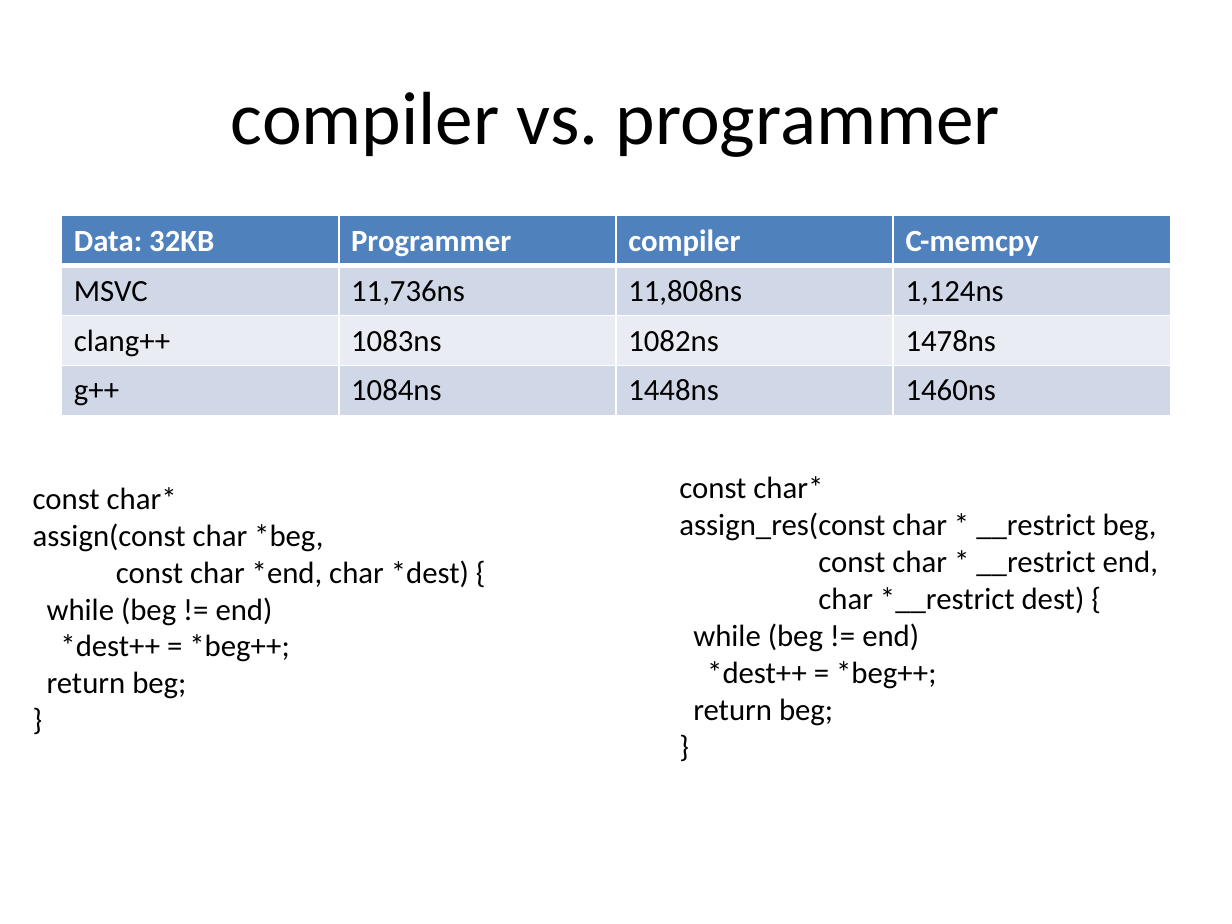
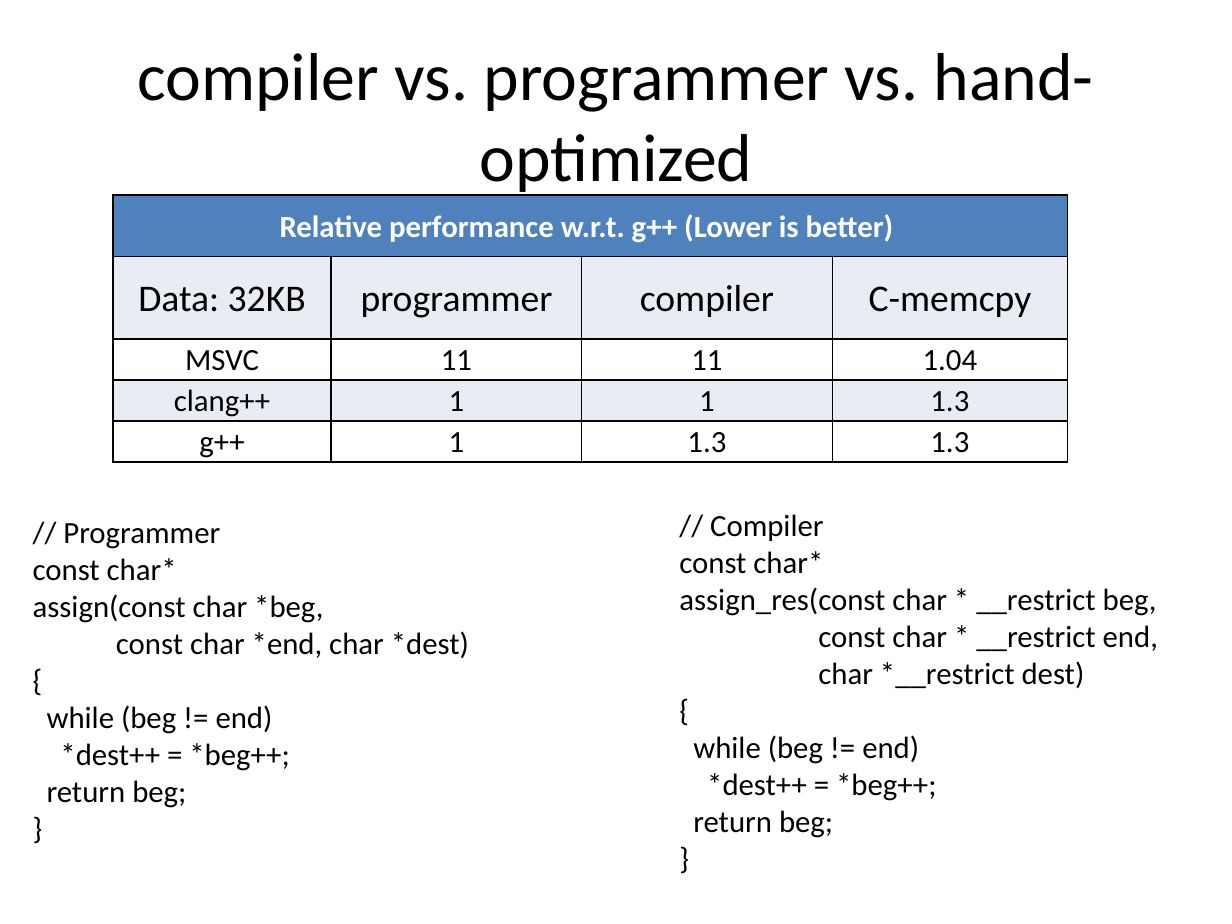
Before and after one commit to hiraditya/std-benchmark, a slide deck: slide 21 of docs/slides/slide-cppnow.pptx (slide 23 before the commit). Drawn at 1232x924 pixels with LibreOffice and Linux fonts; fonts in the diff are those of the drawing. Boxes give left, top, right and bottom in pixels: in the first picture for what was removed or moved away, otherwise in the second. Text is boxed around its words. In the diff, an @@ line names an element or a change of style, - is before the commit and + after.

```diff
--- a/docs/slides/slide-cppnow.pptx
+++ b/docs/slides/slide-cppnow.pptx
@@ title at box(137, 53, 1094, 198): text changed; size 44 to 39.6 pt @@
-compiler vs. programmer
+compiler vs. programmer vs. hand-optimized
@@ table at box(113, 195, 1067, 462) @@
-row 1: Data: 32KB | Programmer | compiler | C-memcpy
-row 2: MSVC | 11,736ns | 11,808ns | 1,124ns
-row 3: clang++ | 1083ns | 1082ns | 1478ns
-row 4: g++ | 1084ns | 1448ns | 1460ns
+row 1: Relative performance w.r.t. g++ (Lower is better) |  |  | 
+row 2: Data: 32KB | programmer | compiler | C-memcpy
+row 3: MSVC | 11 | 11 | 1.04
+row 4: clang++ | 1 | 1 | 1.3
+row 5: g++ | 1 | 1.3 | 1.3
@@ table: place and size @@
-table at box(62, 216, 1170, 415)
+table at box(113, 195, 1067, 462)
@@ text "// Programmer": place and size @@
-text "// Programmer" at box(33, 487, 469, 699)
+text "// Programmer" at box(33, 523, 469, 808)
@@ text "// Compiler": place and size @@
-text "// Compiler" at box(679, 476, 1158, 726)
+text "// Compiler" at box(679, 514, 1158, 838)
@@ text at box(63, 523, 220, 549): paragraph added @@
+// Programmer
@@ text at box(710, 514, 823, 541): paragraph added @@
+// Compiler
@@ text at box(116, 631, 469, 658): text changed @@
-const char *end, char *dest) {
+const char *end, char *dest)
+{
@@ text at box(818, 661, 1085, 688): text changed @@
-char *__restrict dest) {
+char *__restrict dest)
+{
```
Also in this commit, not shown: 19 other slides changed, 3 slides removed, 1 other file.
